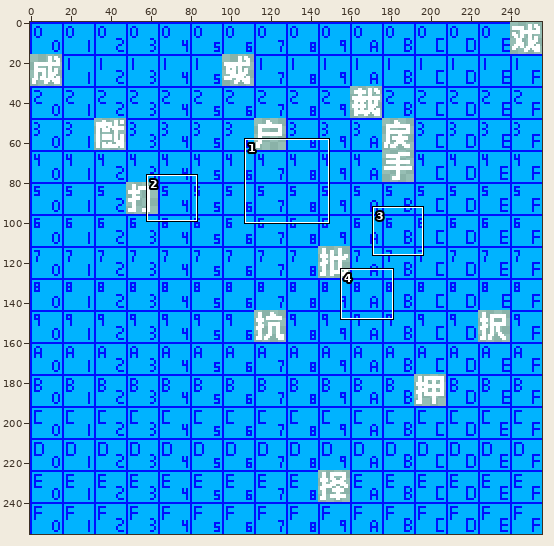
Sprite sheet -- assets/base/font/cosmic-reach-font-6200.png. The first picture is a wide view before the edit; the outline marks the close-up.
Close-up. As it was:
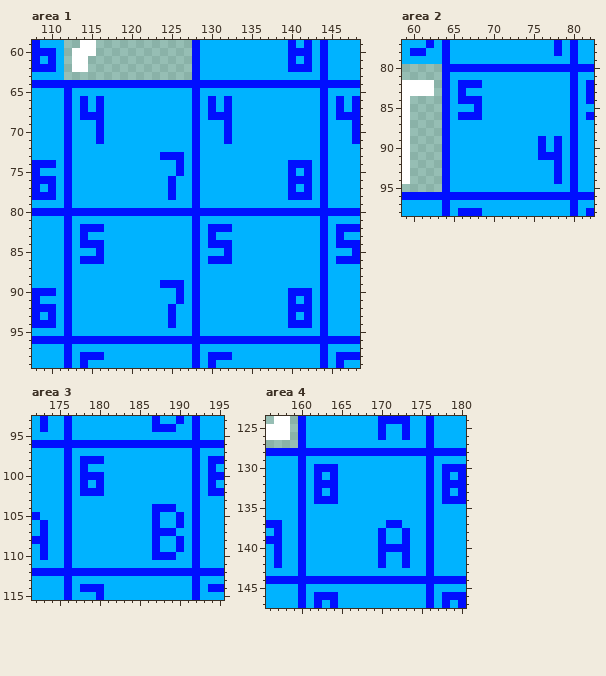
The file is 256x256 pixels. Shown: area 1: x 108..148, y 59..99; area 2: x 59..82, y 77..98; area 3: x 172..195, y 93..115; area 4: x 156..180, y 124..147. The commit also changed other parts of the picture, which this record leaves out.
New version:
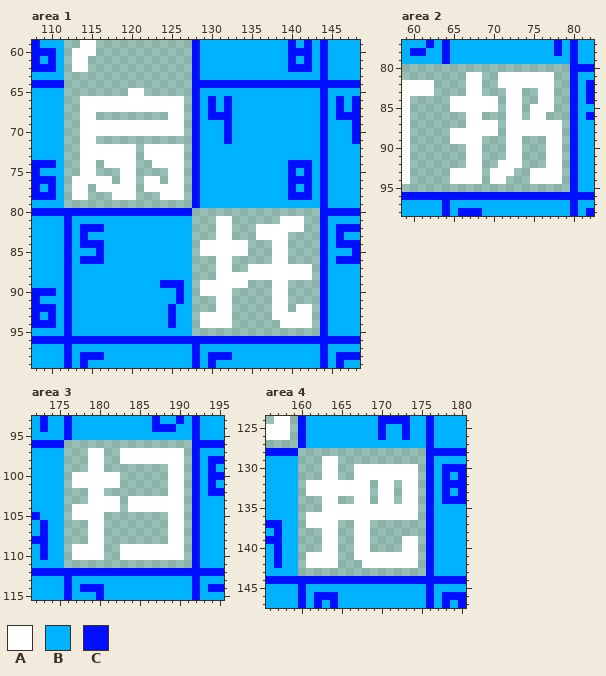
Palette (. is transparent): A #ffffff  B #00b3ff  C #000fff
Changes in this commit:
Changed rows in their new state; - is an unchanged pixel.
Area 1:
first column x 112:
 64 ................----------------
 65 ........AA......----------------
 66 ..AAAAAAAAAAAAA.----------------
 67 ..AAAAAAAAAAAAA.----------------
 68 ..AA.........AA.----------------
 69 ..AAAAAAAAAAAAA.----------------
 70 ..AAAAAAAAAAAAA.----------------
 71 ..AA............----------------
 72 ..AAAAAAA.AAAAA.----------------
 73 ..AAAAAAA.AAAAA.----------------
 74 ..AA.AAAA..AAAA.----------------
 75 ..AA...AA....AA.----------------
 76 .AAAAA.AA.AA.AA.----------------
 77 .AA.AAAAA.AAAAA.----------------
 78 .AA...AAA...AAA.----------------
 79 ................----------------
 80 ----------------................
 81 ----------------...AA......AAA..
 82 ----------------...AA...AAAAAA..
 83 ----------------...AA...AAAA....
 84 ----------------.AAAAAA...AA....
 85 ----------------.AAAAAA...AA....
 86 ----------------...AA.....AA....
 87 ----------------...AA..AAAAAAAA.
 88 ----------------...AAAAAAAAAAAA.
 89 ----------------.AAAAAA...AA....
 90 ----------------.AAAA.....AA....
 91 ----------------...AA.....AA....
 92 ----------------...AA.....AA.AA.
 93 ----------------.AAAA.....AAAAA.
 94 ----------------.AAAA......AAAA.
 95 ----------------................
Area 2:
first column x 64:
80 ................
81 ...AA..AAAAAAA..
82 ...AA..AAAAAAA..
83 ...AA...AA..AA..
84 .AAAAAA.AA..AA..
85 .AAAAAA.AA.AAA..
86 ...AA...AA.AA...
87 ...AAAA.AAAAAAA.
88 .AAAAAA.AAAAAAA.
89 .AAAA...AA...AA.
90 ...AA...AA...AA.
91 ...AA...AA...AA.
92 ...AA..AAA...AA.
93 .AAAA.AAA..AAAA.
94 .AAAA.AA...AAAA.
95 ................
Area 3:
first column x 176:
 96 ................
 97 ...AA..AAAAAAAA.
 98 ...AA..AAAAAAAA.
 99 ...AA........AA.
100 .AAAAAA......AA.
101 .AAAAAA......AA.
102 ...AA........AA.
103 ...AAAA.AAAAAAA.
104 .AAAAAA.AAAAAAA.
105 .AAAA........AA.
106 ...AA........AA.
107 ...AA........AA.
108 ...AA........AA.
109 .AAAA..AAAAAAAA.
110 .AAAA..AAAAAAAA.
111 ................
Area 4:
first column x 160:
128 ................
129 ...AA...........
130 ...AA..AAAAAAAA.
131 ...AA..AAAAAAAA.
132 .AAAAAAAA.AA.AA.
133 .AAAAAAAA.AA.AA.
134 ...AA..AA.AA.AA.
135 ...AAAAAAAAAAAA.
136 .AAAAAAAAAAAAAA.
137 .AAAA..AA.......
138 ...AA..AA.......
139 ...AA..AA....AA.
140 ...AA..AA....AA.
141 .AAAA..AAAAAAAA.
142 .AAAA...AAAAAAA.
143 ................
Boxes around the changes in both close-ups, in picture pixels (x1, y1, x2, y2):
changed: (64, 80, 320, 336)
changed: (442, 64, 570, 192)
changed: (64, 440, 192, 568)
changed: (298, 448, 426, 576)
